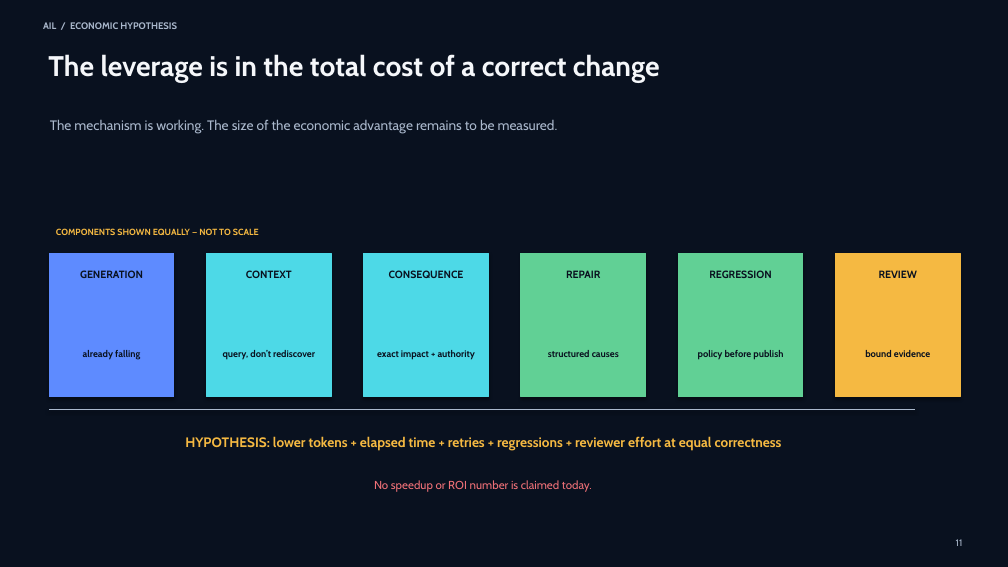
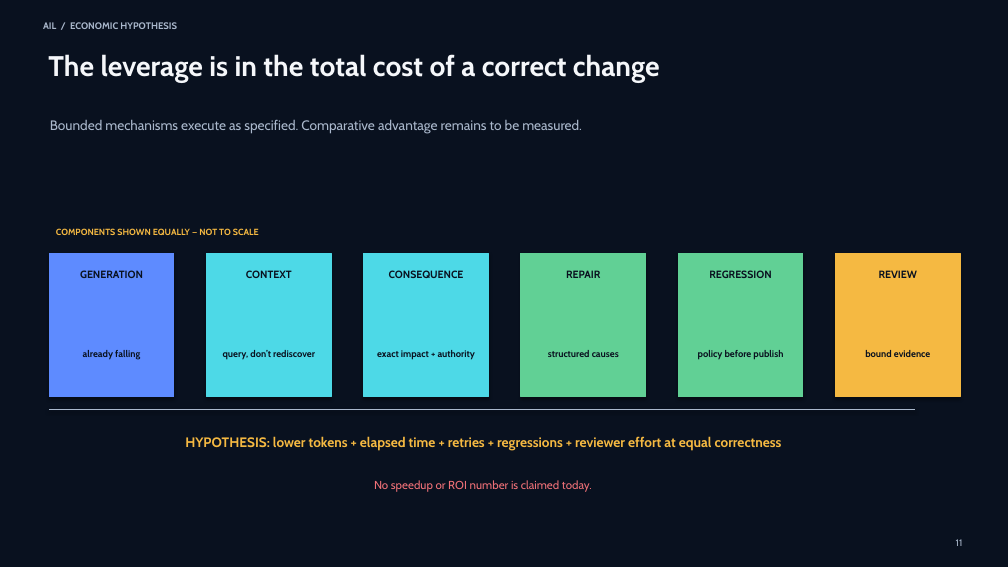
Before and after one commit to a-barwick/ail, a slide deck: slide 11 of docs/investor-deck.pptx. Drawn at 1008x567 pixels with LibreOffice and Linux fonts; fonts in the diff are those of the drawing. Boxes give left, top, right and bottom in pixels: in the first picture for what was removed or moved away, otherwise in the second. Text is boxed around its words. In the diff, an @@ line names an element or a change of style, - is before the commit and + after.

```diff
--- a/docs/investor-deck.pptx
+++ b/docs/investor-deck.pptx
@@ text at [50,119,582,134]: text changed @@
-The mechanism is working. The size of the economic advantage remains to be measured.
+Bounded mechanisms execute as specified. Comparative advantage remains to be measured.
```
Also in this commit, not shown: 4 other slides changed, 15 other files.
